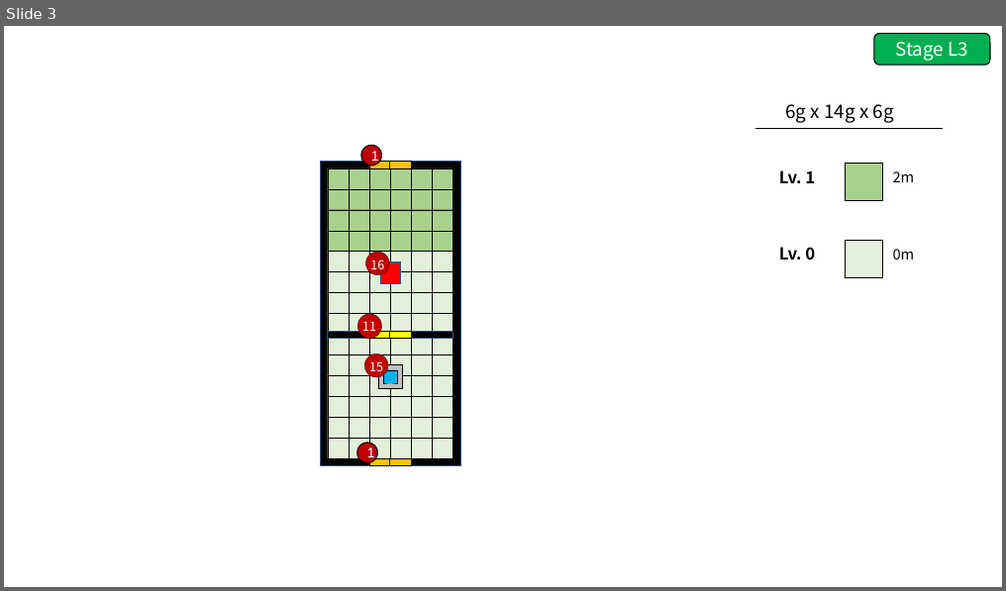
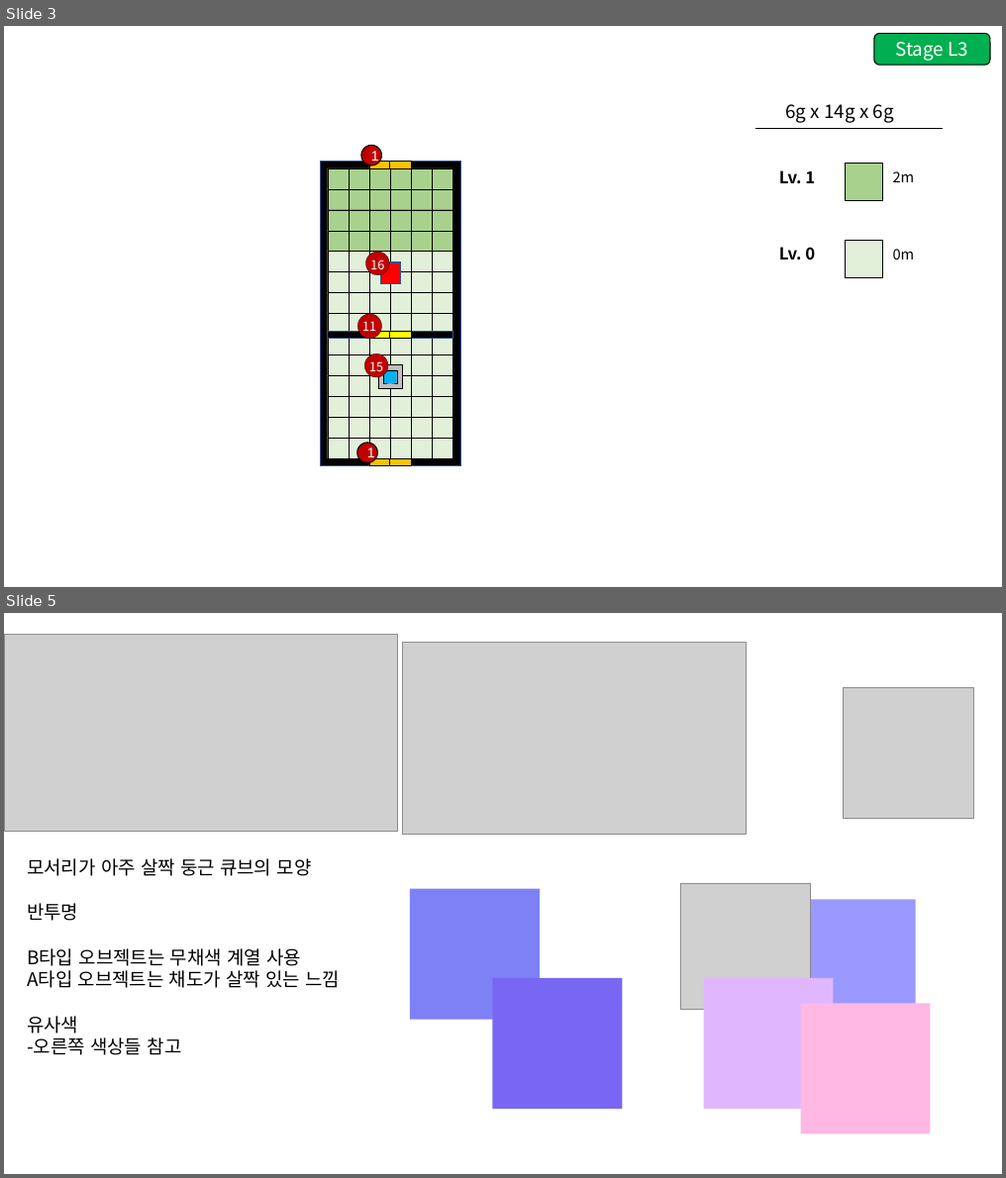
Before and after one commit to GGMGangsterHamster/GangsterHamster, a slide deck: Documents/Stage_L.pptx. Shown one above the other, each under a label of ours: slide 3 before the commit, slides 3 and 5 after it; the slides between them are not shown. The pictures are 1006x591 and 1006x1178 pixels, drawn with LibreOffice and Linux fonts; fonts in the diff are those of the drawing; grey boxes stand for pictures. Boxes give left, top, right and bottom in pixels: in the first picture for what was removed or moved away, otherwise in the second. Text is boxed around its words. In the diff, an @@ line names an element or a change of style, - is before the commit and + after.

```diff
--- a/Documents/Stage_L.pptx
+++ b/Documents/Stage_L.pptx
@@ slide 5 added at (4, 613, 1002, 1174), background #FFFFFF @@
@@ picture added at (4, 635, 398, 832) @@
@@ picture added at (403, 642, 746, 834) @@
@@ picture added at (844, 687, 974, 818) @@
@@ text added at (27, 859, 341, 1056), 18 pt, text #000000 @@
+모서리가 아주 살짝 둥근 큐브의 모양
+반투명
+B타입 오브젝트는 무채색 계열 사용
+A타입 오브젝트는 채도가 살짝 있는 느낌
+유사색
+-오른쪽 색상들 참고
@@ rectangle added at (410, 889, 540, 1020), fill #7E81F6 @@
@@ picture added at (681, 884, 811, 1010) @@
@@ rectangle added at (786, 900, 916, 1031), fill #9999FF @@
@@ rectangle added at (493, 978, 623, 1109), fill #7867F3 @@
@@ rectangle added at (703, 978, 833, 1109), fill #E0B7FF @@
@@ rectangle added at (801, 1004, 930, 1135), fill #FFB7E4 @@
```
Also in this commit, not shown: 1 slide changed, 1 other slide added, 2 other files.
